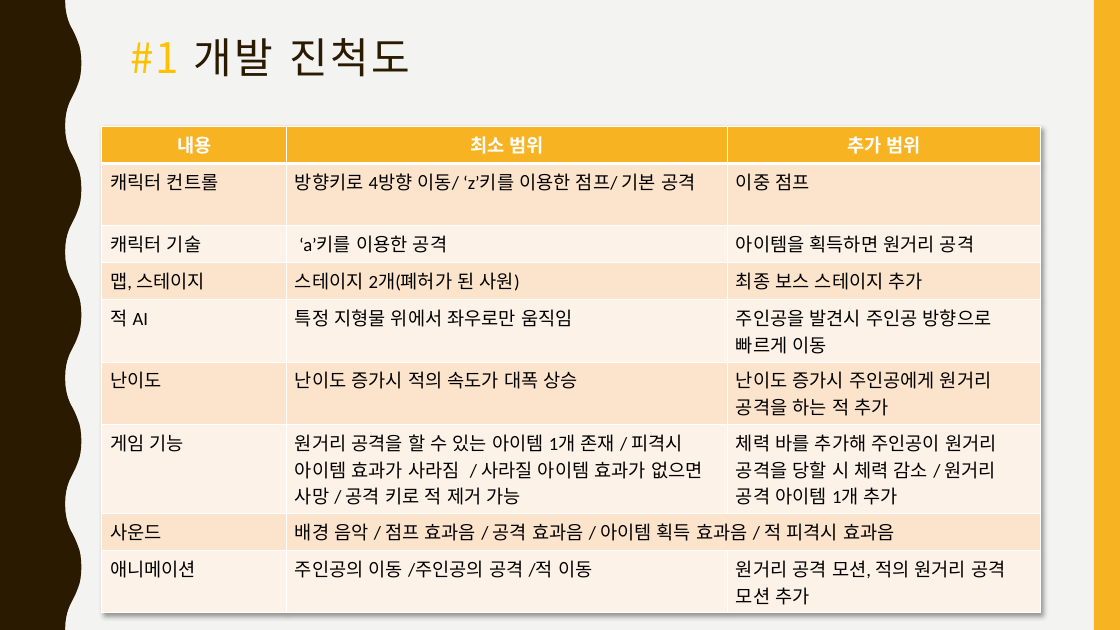
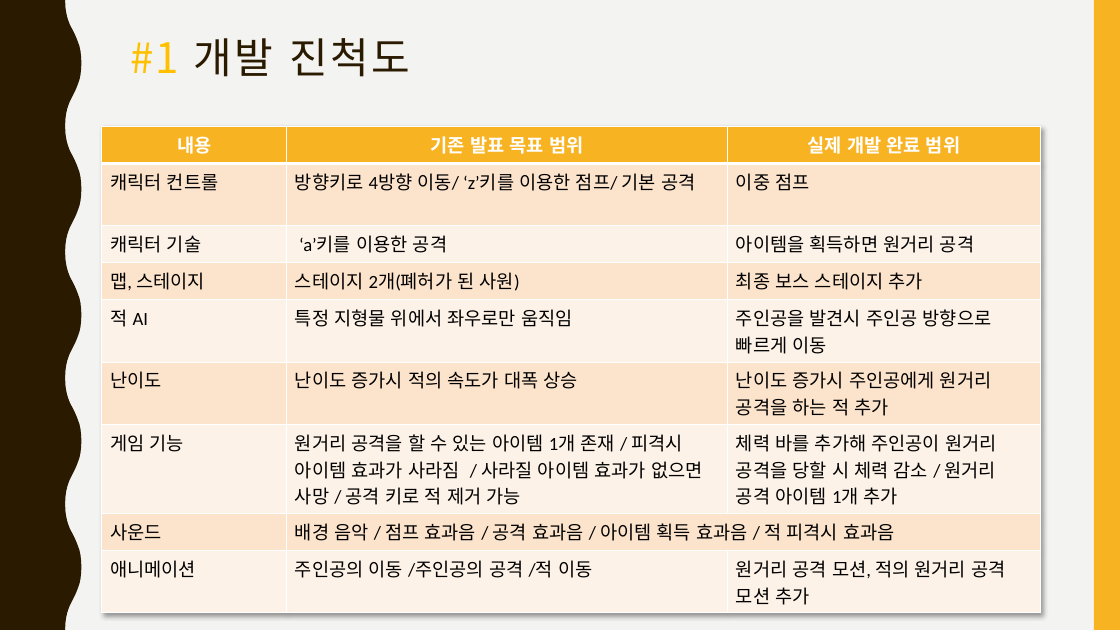
Before and after one commit to JHKimy/2020180048_2DGP_PROJECT, a slide deck: slide 2 of 발표자료/4차 발표.pptx. Drawn at 1120x630 pixels with LibreOffice and Linux fonts; fonts in the diff are those of the drawing. Boxes give left, top, right and bottom in pixels: in the first picture for what was removed or moved away, otherwise in the second. Text is boxed around its words. In the diff, an @@ line names an element or a change of style, - is before the commit and + after.

Commit message:
12.05

```diff
--- a/발표자료/4차 발표.pptx
+++ b/발표자료/4차 발표.pptx
@@ table at (102,127,1040,609) @@
-row 1, column 2: 최소 범위
+row 1, column 2: 기존 발표 목표 범위
-row 1, column 3: 추가 범위
+row 1, column 3: 실제 개발 완료 범위
```
Also in this commit, not shown: 1 other slide changed.
